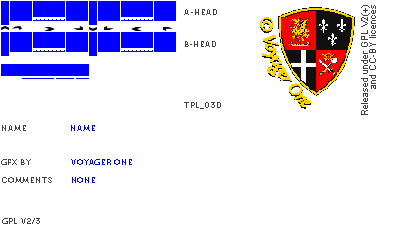
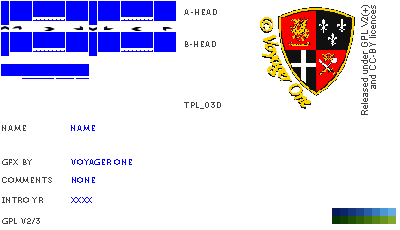
Two versions of the same layered image (400x230). Layer-by-layer changes:
added layer "xxxx" in group "text" over [71, 197, 92, 203]
painted on "gfx by" over [1, 159, 32, 165]
added layer "intro yr" in group "text_dnc" over [2, 197, 43, 203]
added layer "Layer 3" above "Layer 2" over [332, 208, 396, 224]